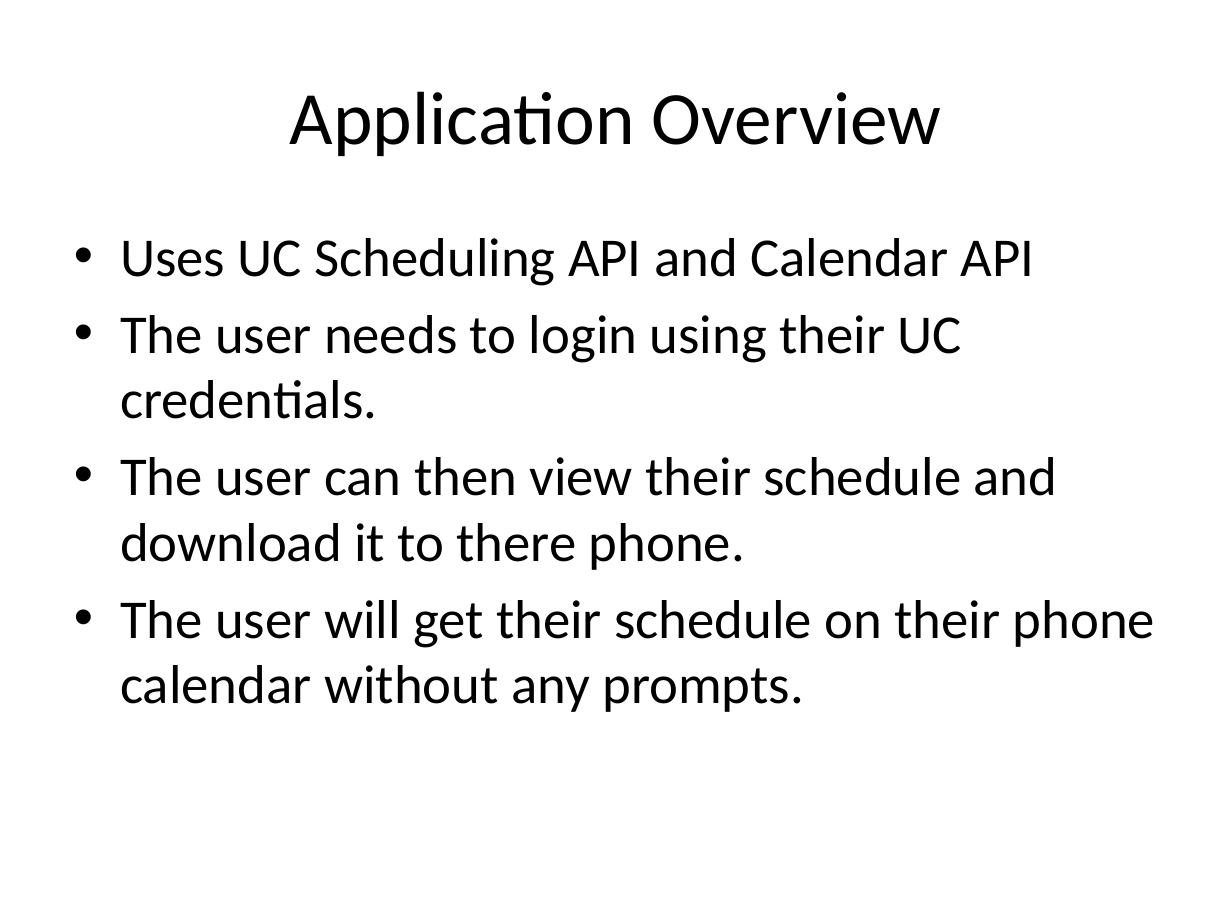
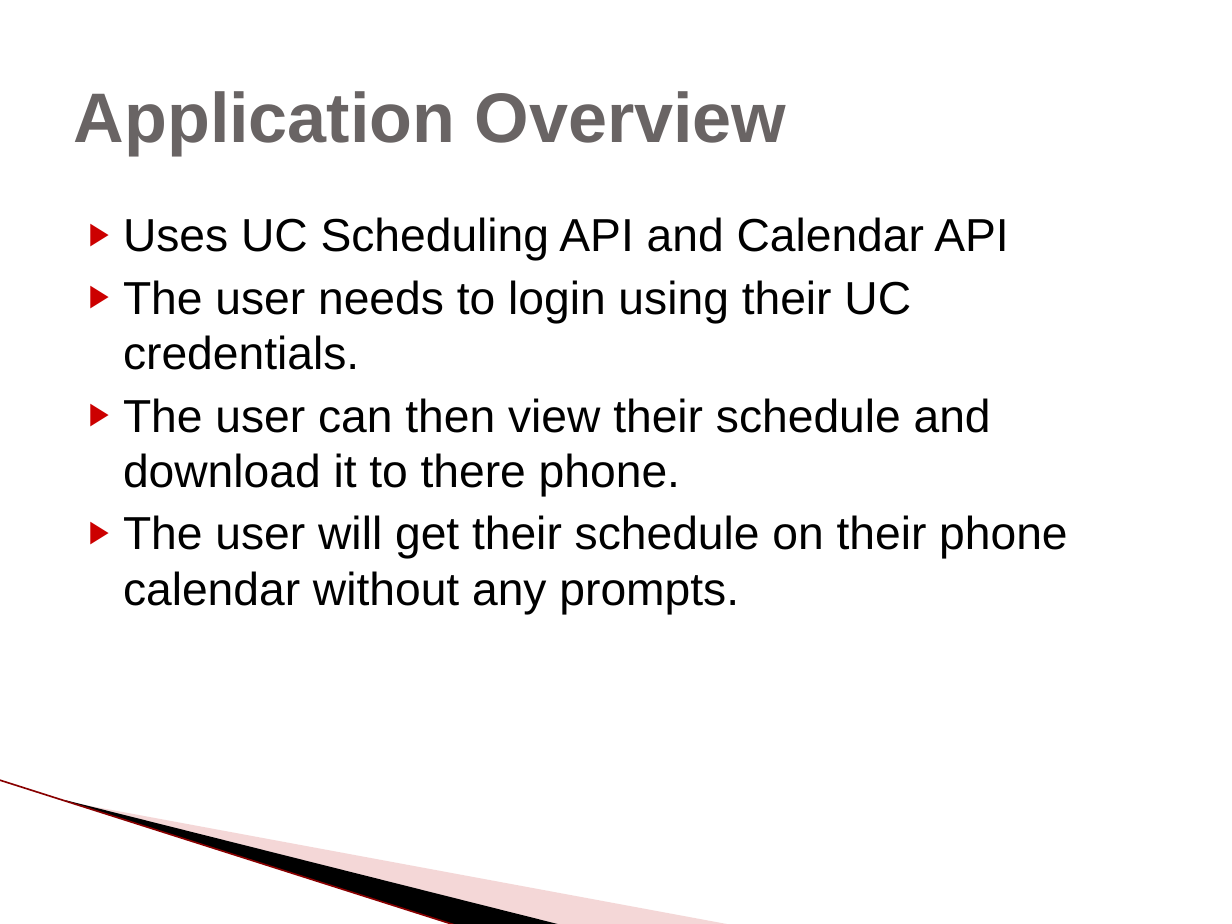
Before and after one commit to scurrymd/Software-Engineering, a slide deck: slide 3 of docs/UC Schedule App.pptx. Drawn at 1232x924 pixels with LibreOffice and Linux fonts; fonts in the diff are those of the drawing; background and template pictures are left out. Boxes give left, top, right and bottom in pixels: in the first picture for what was removed or moved away, otherwise in the second. Text is boxed around its words. In the diff, an @@ line names an element or a change of style, - is before the commit and + after.

```diff
--- a/docs/UC Schedule App.pptx
+++ b/docs/UC Schedule App.pptx
@@ title "Application Overview" at (74,91,787,155): size 44 to 41 pt, font Calibri to Arial, text colour #000000 to #696464, bold on; alignment centre to left @@
@@ text "Uses UC Scheduling API and ...": place and size @@
-text "Uses UC Scheduling API and ..." at (120,238,1155,712)
+text "Uses UC Scheduling API and ..." at (123,217,1067,614)
@@ text "Uses UC Scheduling API and ..." at (123,217,1067,614): size 32 to 27 pt, font Calibri to Arial; bullet • to ▶; less space between paragraphs @@
@@ line added from (0, 780) to (457, 924), #E09494 0.95 pt @@
@@ freeform shape added at (65,800,563,924), fill #000000 @@
@@ freeform shape added at (68,801,733,924), fill #E49D9D at 40% opacity @@
```
Also in this commit, not shown: 22 other slides changed, 2 slides added.
